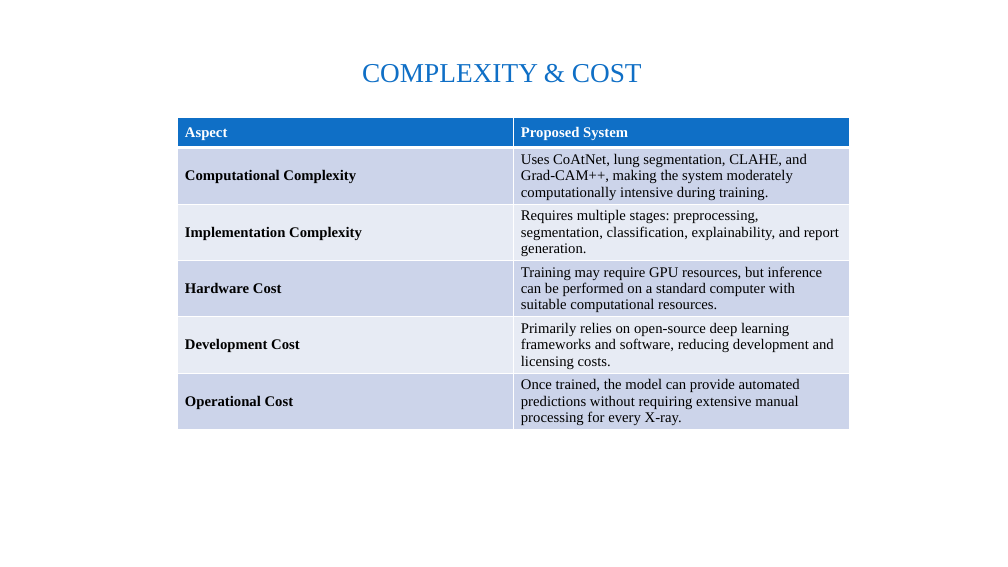
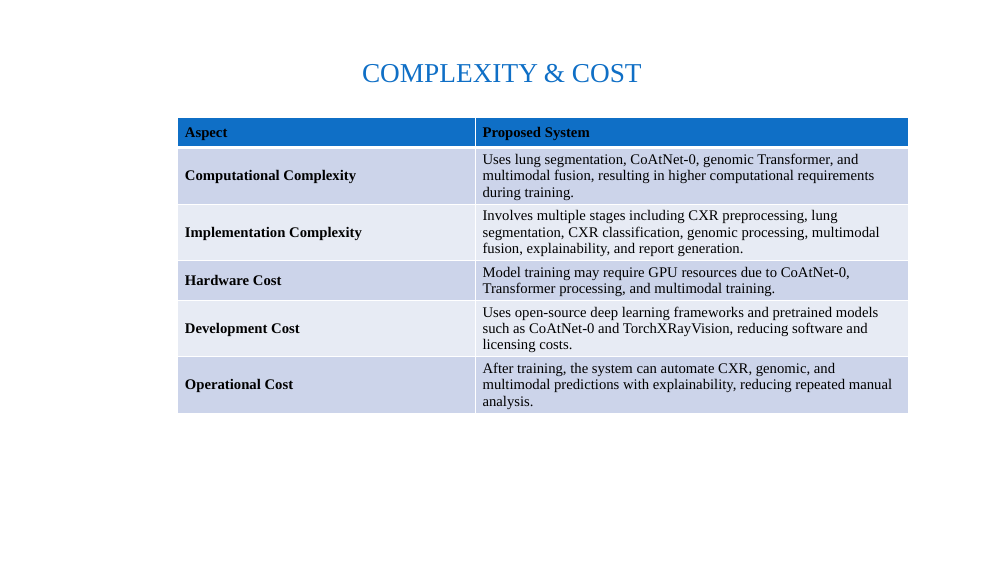
Before and after one commit to RGOBIKA062/Tuberculosis_Prediction_From_X-Ray_Images, a slide deck: slide 19 of Review 2/Review2 TB.pptx. Drawn at 1008x567 pixels with LibreOffice and Linux fonts; fonts in the diff are those of the drawing; background and template pictures are left out. Boxes give left, top, right and bottom in pixels: in the first picture for what was removed or moved away, otherwise in the second. Text is boxed around its words. In the diff, an @@ line names an element or a change of style, - is before the commit and + after.

Commit message:
Added PPT and Report

```diff
--- a/Review 2/Review2 TB.pptx
+++ b/Review 2/Review2 TB.pptx
@@ table at (178,117,909,451) @@
-row 2, column 2: Uses CoAtNet, lung segmentation, CLAHE, and Grad-CAM++, making the system moderately computationally intensive during training.
+row 2, column 2: Uses lung segmentation, CoAtNet-0, genomic Transformer, and multimodal fusion, resulting in higher computational requirements during training.
-row 3, column 2: Requires multiple stages: preprocessing, segmentation, classification, explainability, and report generation.
+row 3, column 2: Involves multiple stages including CXR preprocessing, lung segmentation, CXR classification, genomic processing, multimodal fusion, explainability, and report generation.
-row 4, column 2: Training may require GPU resources, but inference can be performed on a standard computer with suitable computational resources.
+row 4, column 2: Model training may require GPU resources due to CoAtNet-0, Transformer processing, and multimodal training.
-row 5, column 2: Primarily relies on open-source deep learning frameworks and software, reducing development and licensing costs.
+row 5, column 2: Uses open-source deep learning frameworks and pretrained models such as CoAtNet-0 and TorchXRayVision, reducing software and licensing costs.
-row 6, column 2: Once trained, the model can provide automated predictions without requiring extensive manual processing for every X-ray.
+row 6, column 2: After training, the system can automate CXR, genomic, and multimodal predictions with explainability, reducing repeated manual analysis.
@@ text colour #FFFFFF to #000000 in "Aspect", "Proposed System" @@
@@ table: place and size @@
-table at (178,117,849,451)
+table at (178,117,909,451)
```
Also in this commit, not shown: 1 other slide changed, 4 other files.
